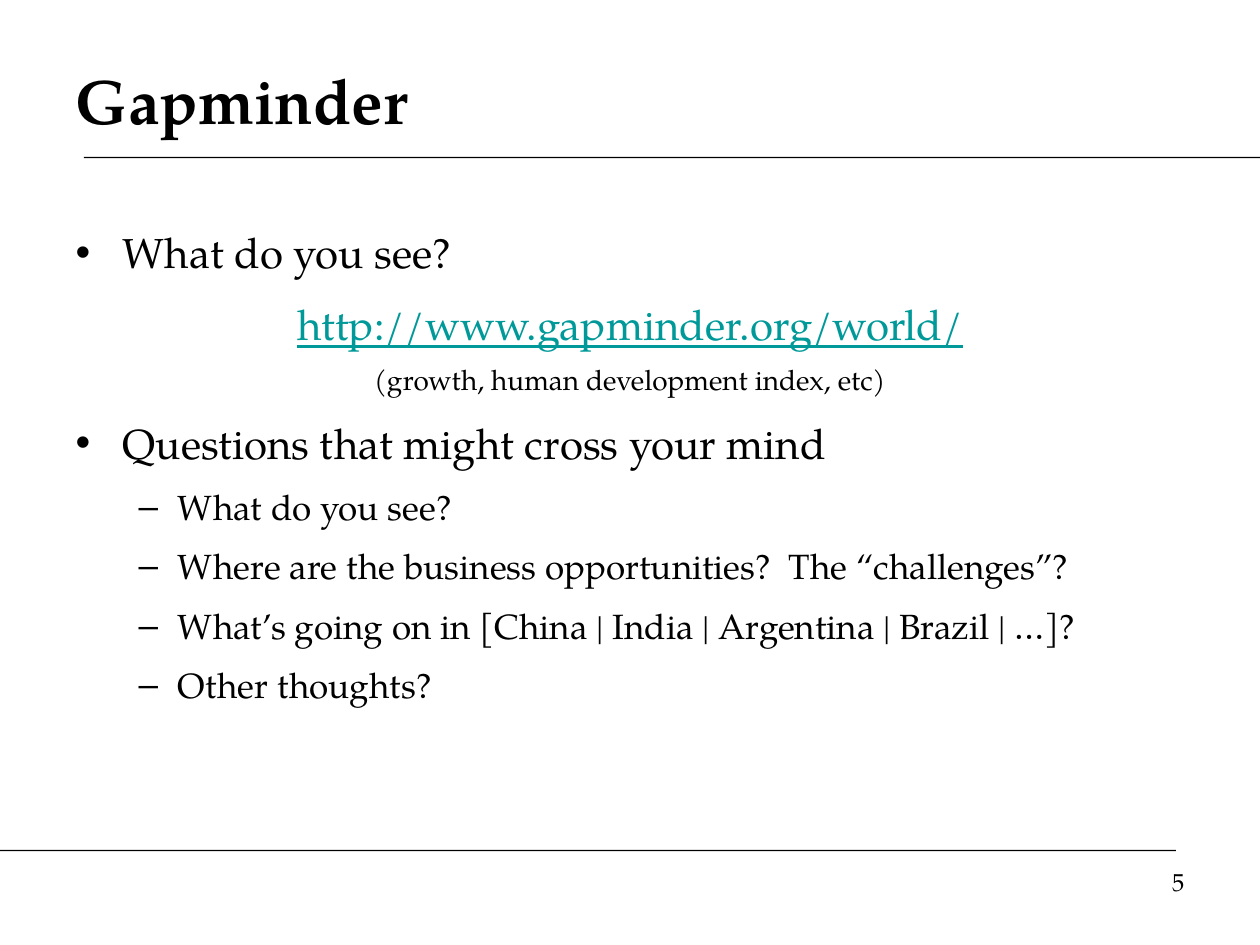
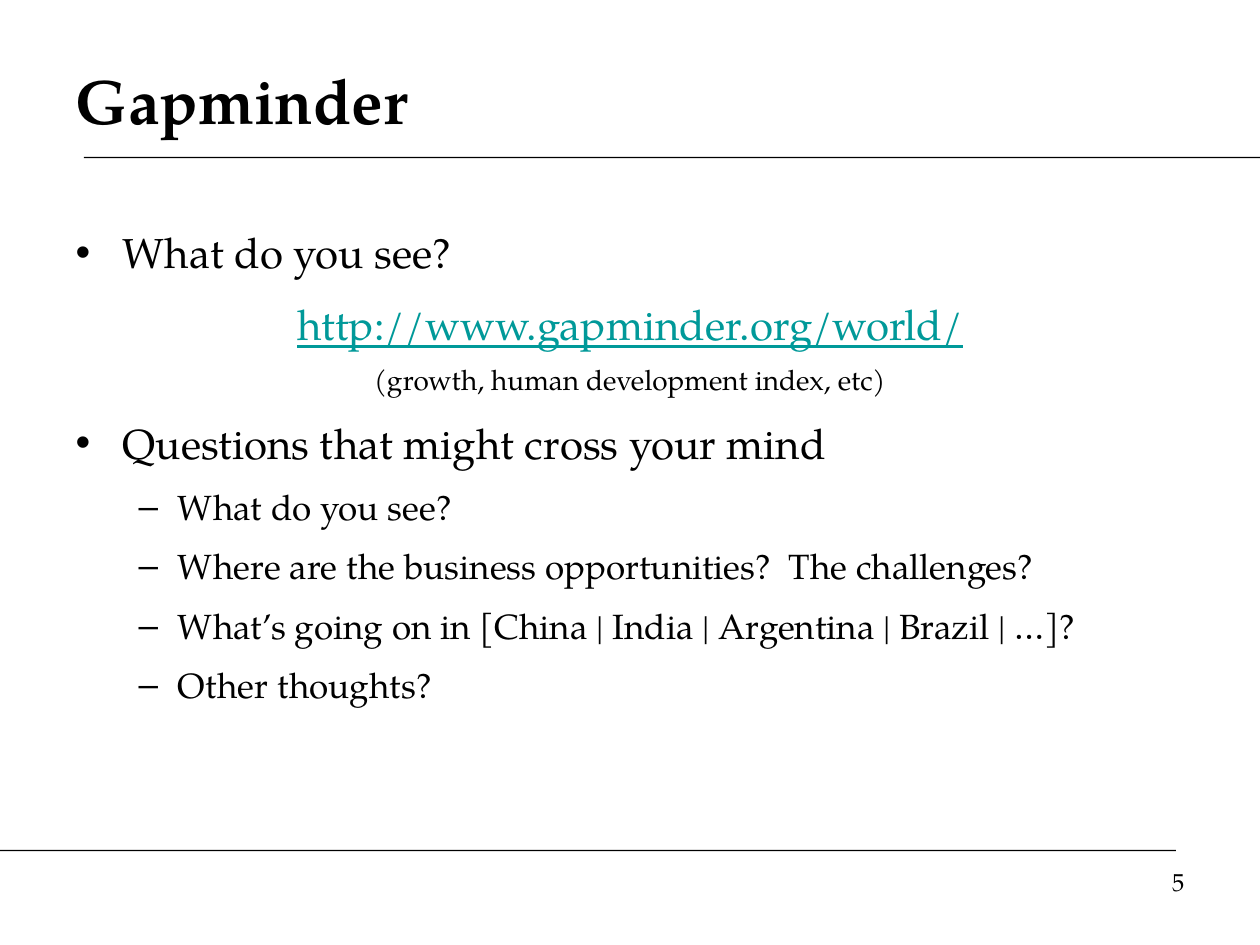
Before and after one commit to DaveBackus/Global_Economy, a slide deck: slide 5 of Slides/slides_intro_f14.pptx. Drawn at 1260x945 pixels with LibreOffice and Linux fonts; fonts in the diff are those of the drawing. Boxes give left, top, right and bottom in pixels: in the first picture for what was removed or moved away, otherwise in the second. Text is boxed around its words. In the diff, an @@ line names an element or a change of style, - is before the commit and + after.

```diff
--- a/Slides/slides_intro_f14.pptx
+++ b/Slides/slides_intro_f14.pptx
@@ text at box(178, 553, 1033, 589): text changed @@
-  – Where are the business opportunities? The “challenges”?
+  – Where are the business opportunities? The challenges?
```
Also in this commit, not shown: 38 other slides changed, 2 slides added, 11 slides removed, 14 other files.
